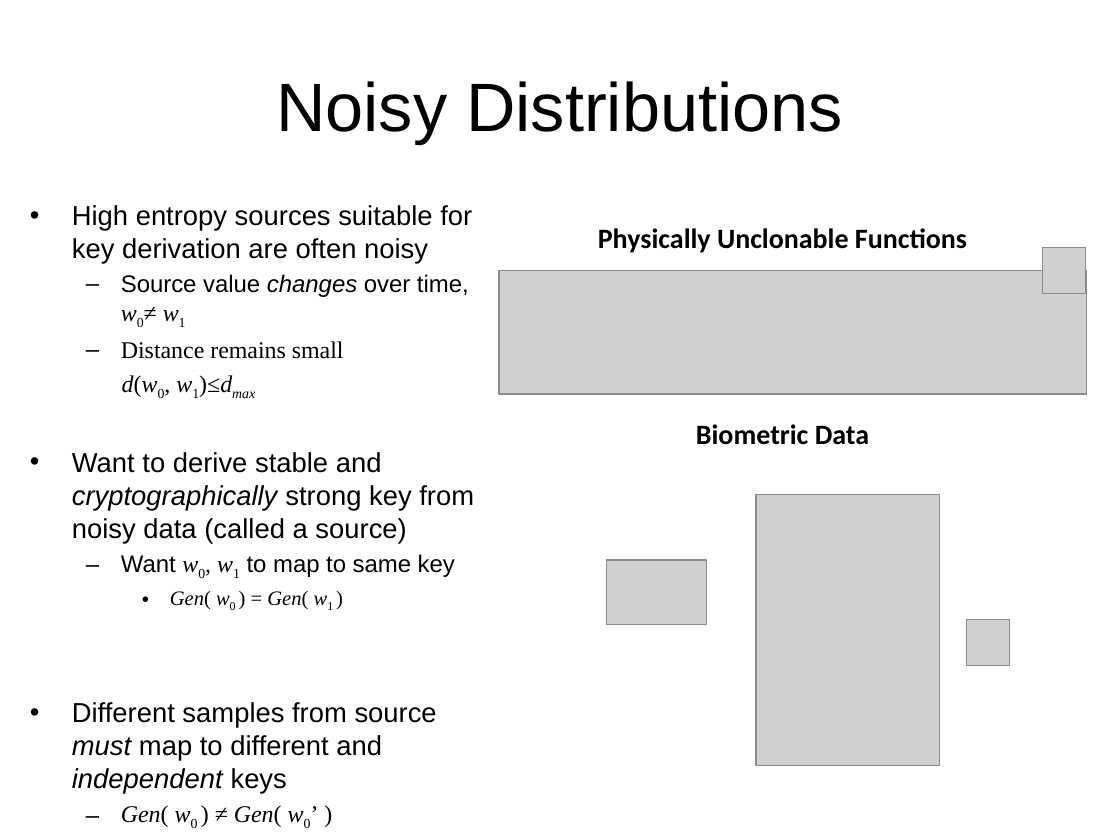
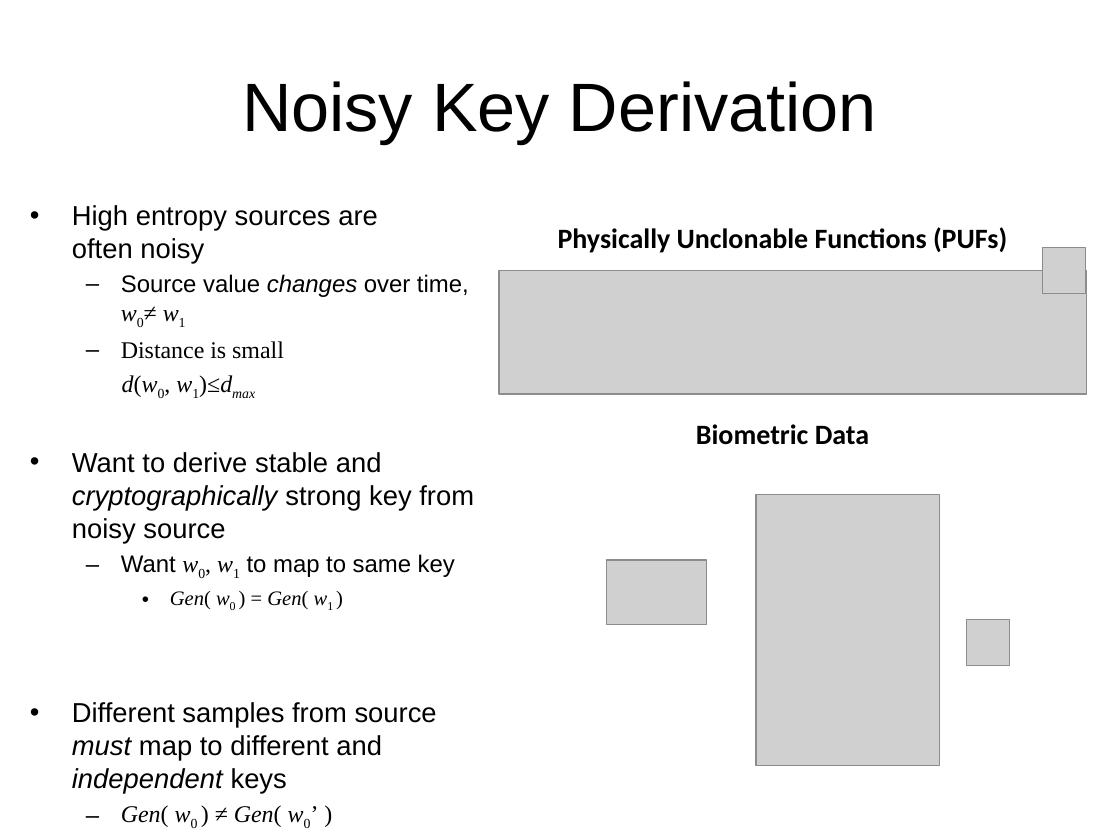
Before and after one commit to xianruimeng/comp-fuzzy-ext, a slide deck: slide 2 of ComputationalFuzzyExtractors.pptx. Drawn at 1120x840 pixels with LibreOffice and Linux fonts; fonts in the diff are those of the drawing; grey boxes stand for pictures. Boxes give left, top, right and bottom in pixels: in the first picture for what was removed or moved away, otherwise in the second. Text is boxed around its words. In the diff, an @@ line names an element or a change of style, - is before the commit and + after.

```diff
--- a/ComputationalFuzzyExtractors.pptx
+++ b/ComputationalFuzzyExtractors.pptx
@@ title at [242,81,877,143]: text changed @@
-Noisy Distributions
+Noisy Key Derivation
@@ text at [72,205,378,264]: text changed @@
-• High entropy sources suitable for key derivation are often noisy
+• High entropy sources are
+  often noisy
@@ text at [558,227,1007,253]: text changed @@
-Physically Unclonable Functions
+Physically Unclonable Functions (PUFs)
@@ text at [121,341,284,359]: text changed @@
-  – Distance remains small
+  – Distance is small
@@ text at [72,452,474,543]: text changed @@
-• Want to derive stable and cryptographically strong key from noisy data (called a source)
+• Want to derive stable and cryptographically strong key from noisy source
```
Also in this commit, not shown: 23 other slides changed.
